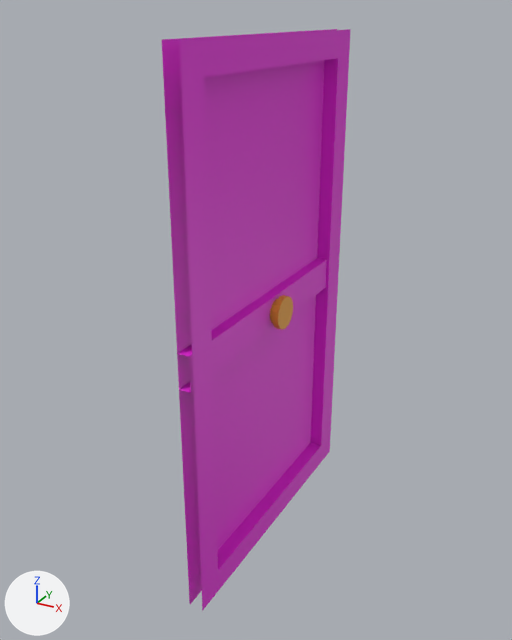
The FBX model Assets/Rooms/DoorW.fbx: old version first, new version second.
One viewpoint serves both versions: a 50 mm camera at (-2.33, -2.27, 2.08) aimed at (-3.54, -0.05, 0.97). The lights are fixed; the arrows at lower left show +X, +Y and +Z. Where no turn or scale is listed for an object, it has been applied to the vertices.

In view in the first picture: 'DoorW'.
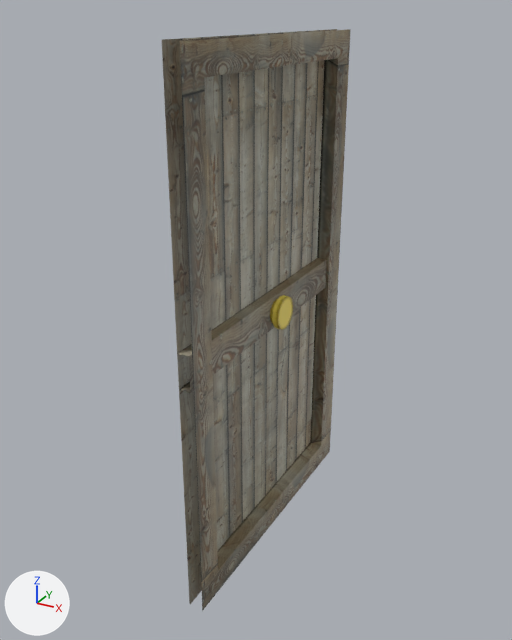
The change, as a list of edits to the scene's bpy script:
```text
Add img_doordiffuse_png:
    img_doordiffuse_png = load_image('DoorDiffuse.png', '../Blender/DoorDiffuse.png', 1024, 1024, 'sRGB')
Change mat_door:
    remove mat_door.base_color = (0.8, 0.0234, 0.712)  # pink #e72adb
    add mat_door.texture = img_doordiffuse_png
Change me_plane_008:
    where me_plane_008.from_pydata(...)  # 88 vertices, 61 faces; spans x -3.53..-3.44, y -0.6..0.6, z 0.0..2.0
    used by ob_doorw; location = (0.0, 0.0, 0.0)
    verts and faces of me_plane_008; kept vertices keep their numbers, new ones are numbered from 88
    before: 16 (-3.48, -0.6, 0.93) at pixel (190, 392), 17 (-3.48, 0.6, 0.93), 18 (-3.48, -0.6, 1.07) at pixel (189, 356), 19 (-3.48, 0.6, 1.07), 20 (-3.53, -0.6, 1.07) at pixel (176, 353)
    before: 21 (-3.53, -0.6, 0.93) at pixel (178, 389), 22 (-3.53, 0.6, 0.93), 23 (-3.53, 0.6, 1.07)
    me_plane_008 part 1
    add delete_faces([(16, 18, 19, 17), (18, 20, 23, 19), (16, 17, 22, 21)])
    add faces += [(16, 17, 19, 18), (18, 19, 23, 20), (16, 21, 22, 17)]
    me_plane_008 part 2: 61 kept faces spanning x -3.53..-3.44, y -0.6..0.6, z 0.0..2.0 get new texture (UV) coordinates
    me_plane_008 part 3: 49 faces spanning x -3.48..-3.44, y -0.07..0.07, z 0.93..1.07 switch from mat_handle (orange #e79f2a) to mat_door (picture img_doordiffuse_png)
```

What differs and where, as boxes (x1, y1, x2, y2) in the pictures (512 x 640 px; the box of a moved part takes in the faces that stretch with it):
'DoorW', surface changed (purple to grey)
    both: (162, 29, 351, 611)
part 1 of me_plane_008, moved or reshaped
    both: (177, 258, 327, 393)
part 2 of me_plane_008, surface changed (purple to grey)
    both: (162, 29, 351, 611)
part 3 of me_plane_008, recoloured (brown to yellow)
    both: (270, 295, 293, 330)
